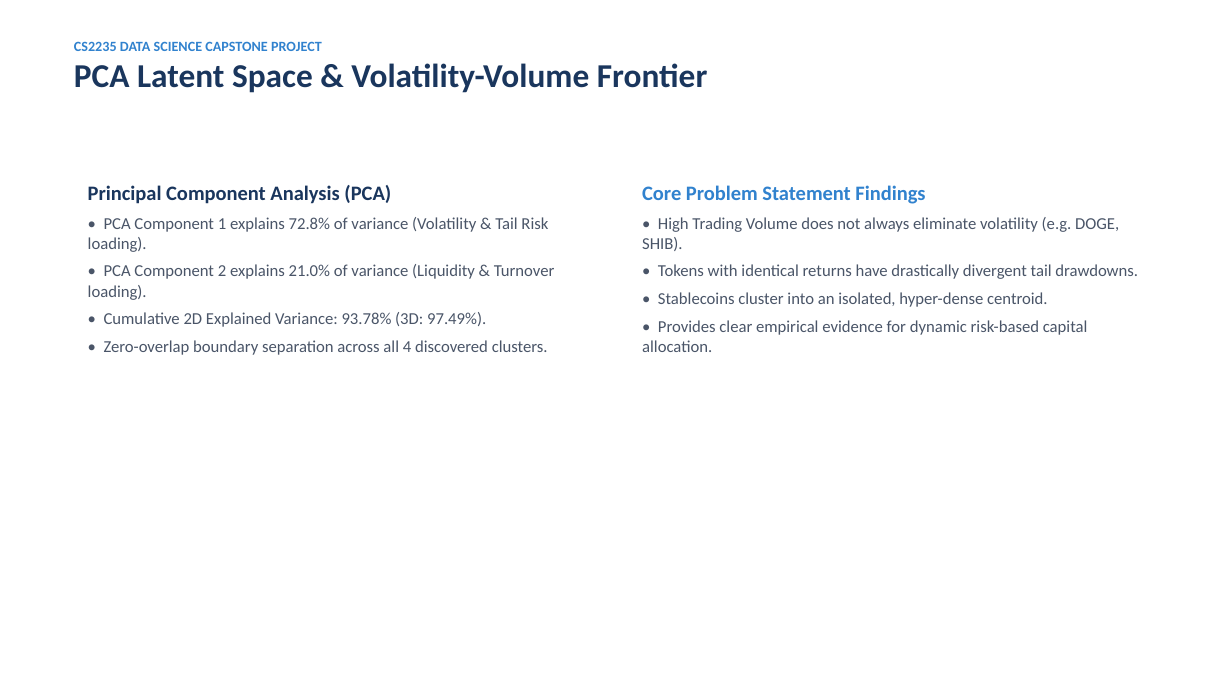
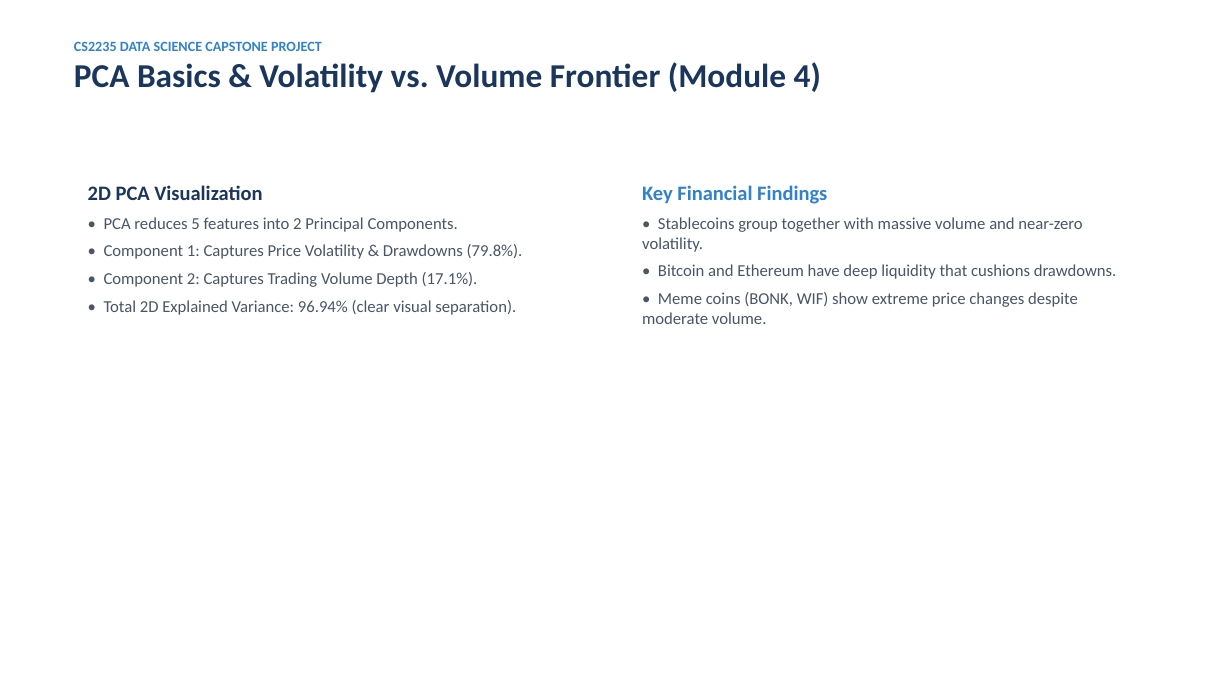
Before and after one commit to thanishasrao/Cryptocurrency-Risk-Analysis, a slide deck: slide 7 of presentation/crypto_risk_clustering_presentation.pptx. Drawn at 1232x693 pixels with LibreOffice and Linux fonts; fonts in the diff are those of the drawing. Boxes give left, top, right and bottom in pixels: in the first picture for what was removed or moved away, otherwise in the second. Text is boxed around its words. In the diff, an @@ line names an element or a change of style, - is before the commit and + after.

Commit message:
docs: strictly eliminate all non-syllabus concepts and algorithms

```diff
--- a/presentation/crypto_risk_clustering_presentation.pptx
+++ b/presentation/crypto_risk_clustering_presentation.pptx
@@ text at [74,62,821,93]: text changed @@
-PCA Latent Space & Volatility-Volume Frontier
+PCA Basics & Volatility vs. Volume Frontier (Module 4)
@@ text at [88,185,523,315]: text changed @@
-Principal Component Analysis (PCA)
-• PCA Component 1 explains 72.8% of variance (Volatility & Tail Risk loading).
-• PCA Component 2 explains 21.0% of variance (Liquidity & Turnover loading).
-• Cumulative 2D Explained Variance: 93.78% (3D: 97.49%).
-• Zero-overlap boundary separation across all 4 discovered clusters.
+2D PCA Visualization
+• PCA reduces 5 features into 2 Principal Components.
+• Component 1: Captures Price Volatility & Drawdowns (79.8%).
+• Component 2: Captures Trading Volume Depth (17.1%).
+• Total 2D Explained Variance: 96.94% (clear visual separation).
@@ text at [642,185,1117,324]: text changed @@
-Core Problem Statement Findings
-• High Trading Volume does not always eliminate volatility (e.g. DOGE, SHIB).
-• Tokens with identical returns have drastically divergent tail drawdowns.
-• Stablecoins cluster into an isolated, hyper-dense centroid.
-• Provides clear empirical evidence for dynamic risk-based capital allocation.
+Key Financial Findings
+• Stablecoins group together with massive volume and near-zero volatility.
+• Bitcoin and Ethereum have deep liquidity that cushions drawdowns.
+• Meme coins (BONK, WIF) show extreme price changes despite moderate volume.
```
Also in this commit, not shown: 7 other slides changed, 8 other files.
